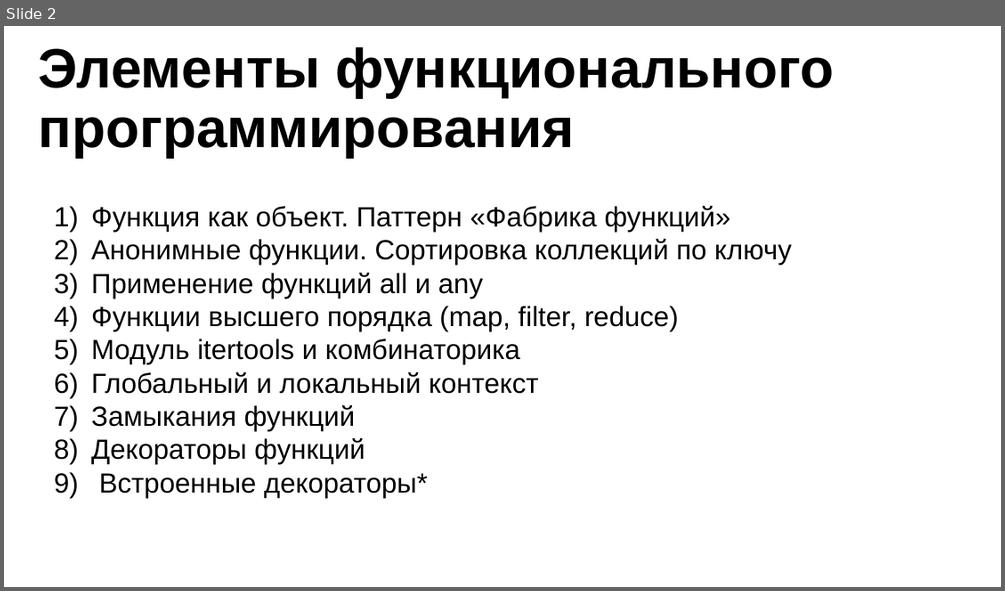
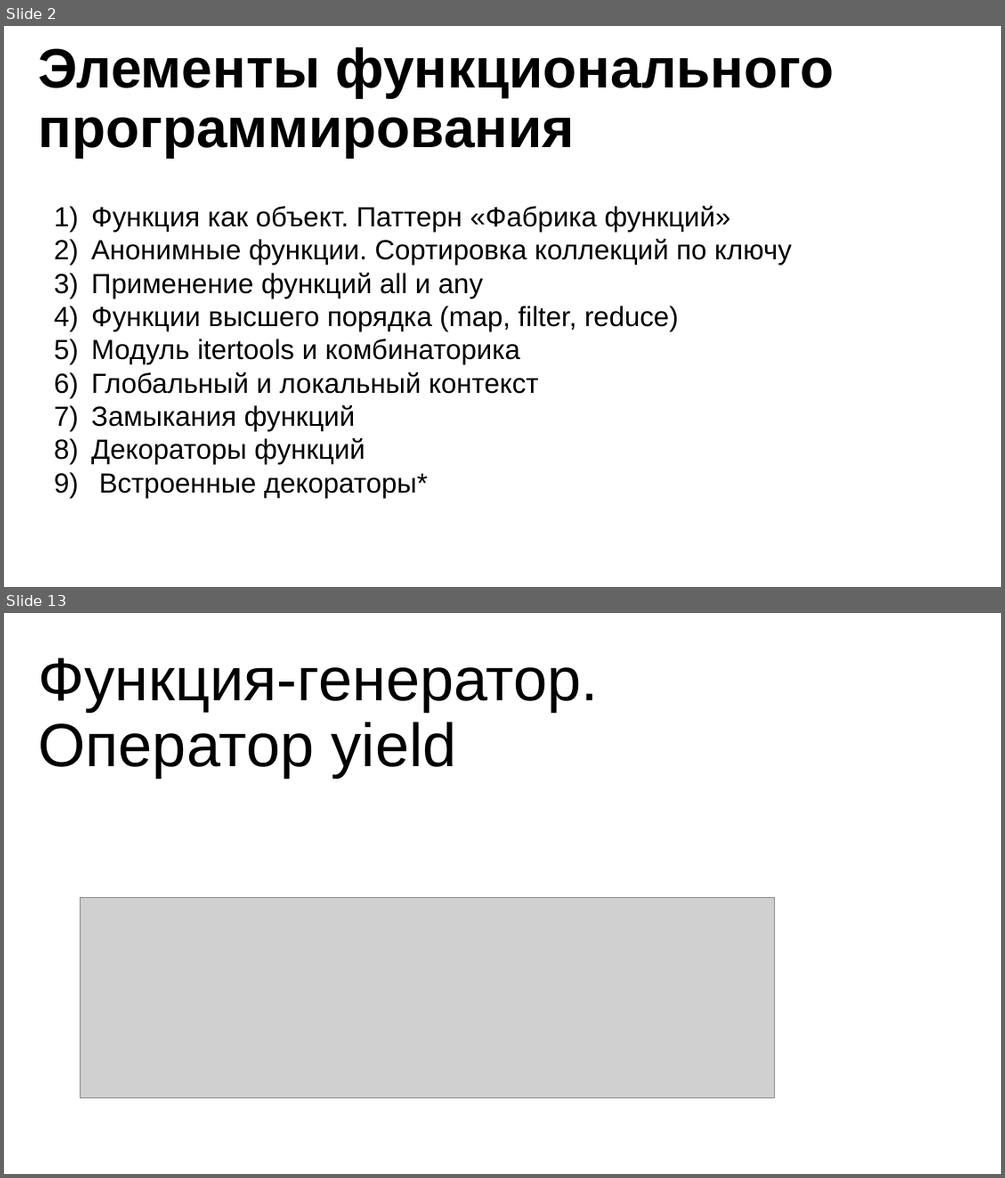
Before and after one commit to nesrv/pt-cgis, a slide deck: m8/ppt/презентация.pptx. Shown one above the other, each under a label of ours: slide 2 before the commit, slides 2 and 13 after it; the slides between them are not shown. The pictures are 1005x591 and 1005x1178 pixels, drawn with LibreOffice and Linux fonts; fonts in the diff are those of the drawing; grey boxes stand for pictures; background and template pictures are left out. Boxes give left, top, right and bottom in pixels: in the first picture for what was removed or moved away, otherwise in the second. Text is boxed around its words. In the diff, an @@ line names an element or a change of style, - is before the commit and + after.

```diff
--- a/m8/ppt/презентация.pptx
+++ b/m8/ppt/презентация.pptx
@@ slide 13 added at [4,613,1001,1174], background #FFFFFF @@
@@ title added at [39,657,599,778], 44 pt, text #000000 @@
+Функция-генератор.
+Оператор yield
@@ picture added at [80,897,774,1097] @@
```
Also in this commit, not shown: 10 other slides added, 3 other files.
